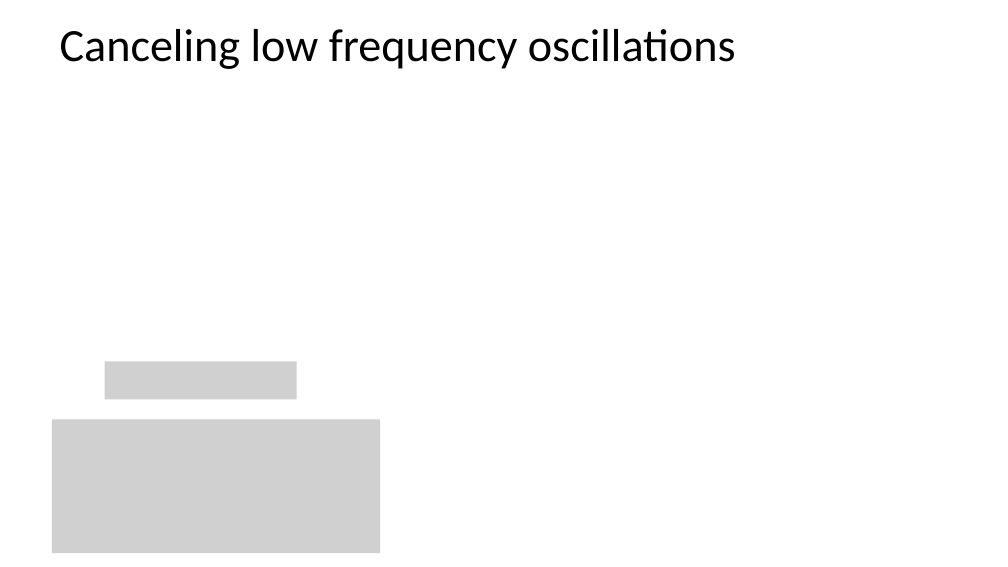
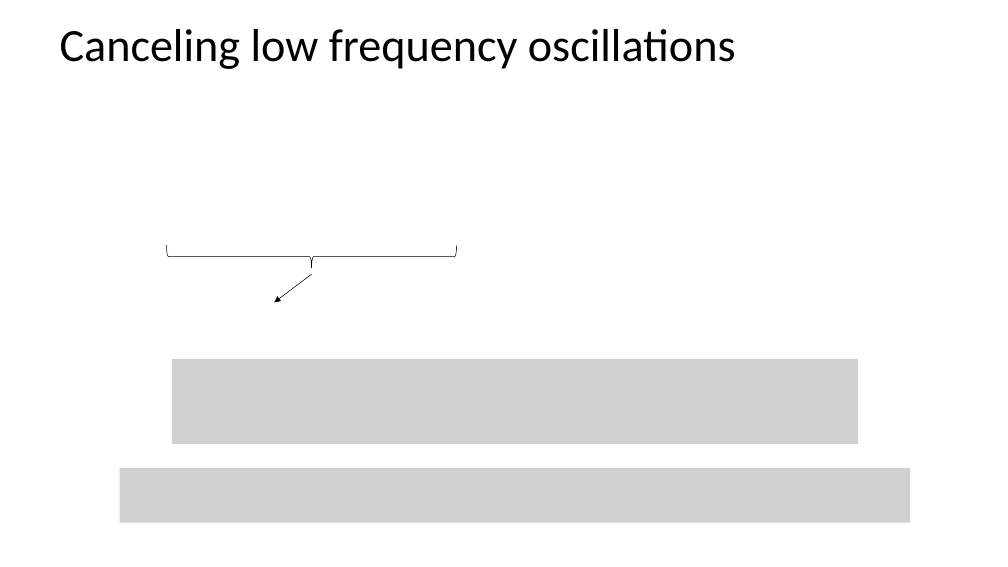
Before and after one commit to kgilmo/amplitude_sensing_paper, a slide deck: slide 6 of amplitude_sensing_penning_2.pptx (slide 7 before the commit). Drawn at 1008x567 pixels with LibreOffice and Linux fonts; fonts in the diff are those of the drawing; grey boxes stand for pictures. Boxes give left, top, right and bottom in pixels: in the first picture for what was removed or moved away, otherwise in the second. Text is boxed around its words. In the diff, an @@ line names an element or a change of style, - is before the commit and + after.

```diff
--- a/amplitude_sensing_penning_2.pptx
+++ b/amplitude_sensing_penning_2.pptx
@@ left brace added at <box>166,246,457,268</box>, outline #000000 0.5 pt @@
@@ arrow added from (312, 274) to (274, 302), #000000 0.5 pt @@
@@ picture added at <box>172,359,858,444</box> @@
@@ picture removed at <box>104,361,296,399</box> @@
@@ picture removed at <box>52,420,380,554</box> @@
@@ picture added at <box>119,468,910,523</box> @@
```
Also in this commit, not shown: 9 other slides changed, 1 slide added, 1 slide removed, 10 other files.
